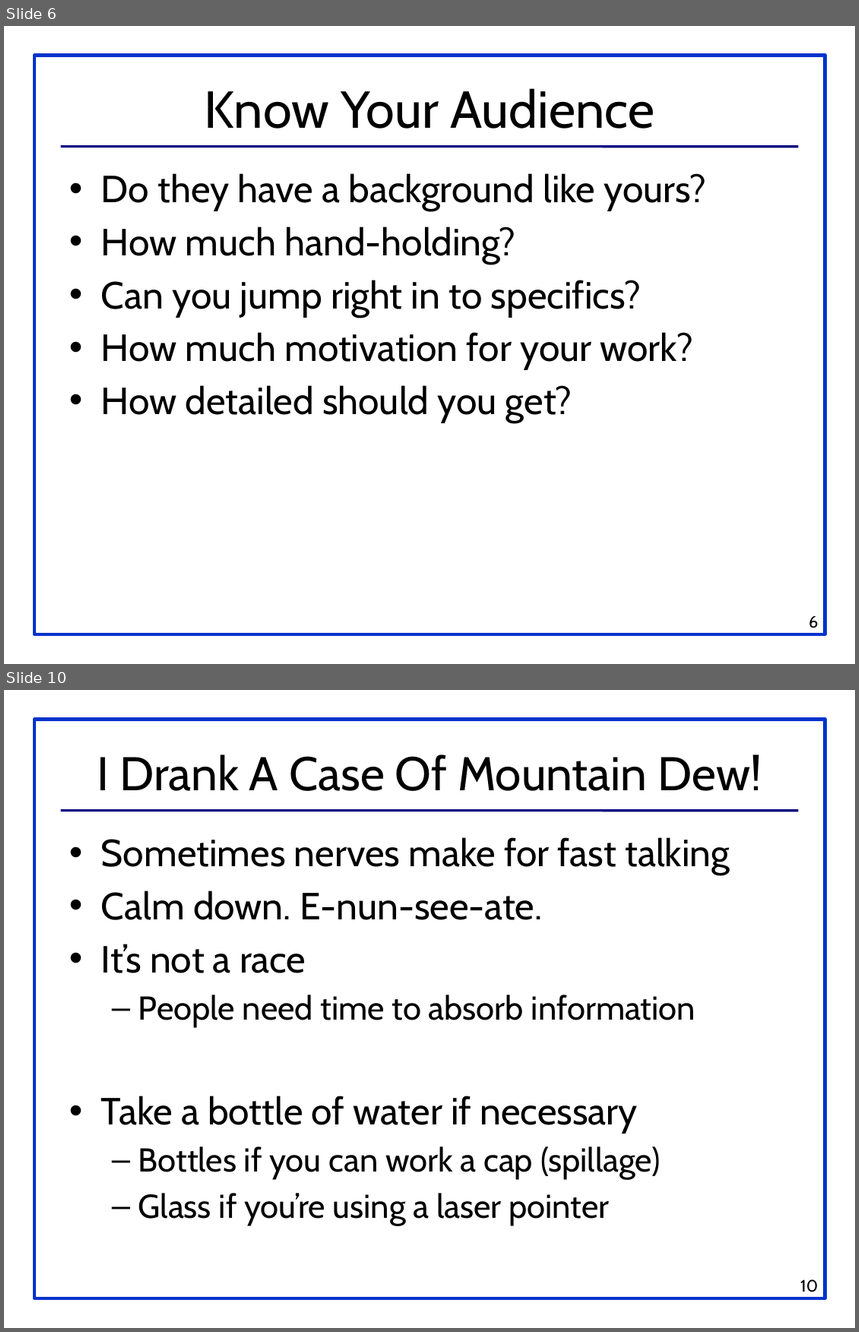
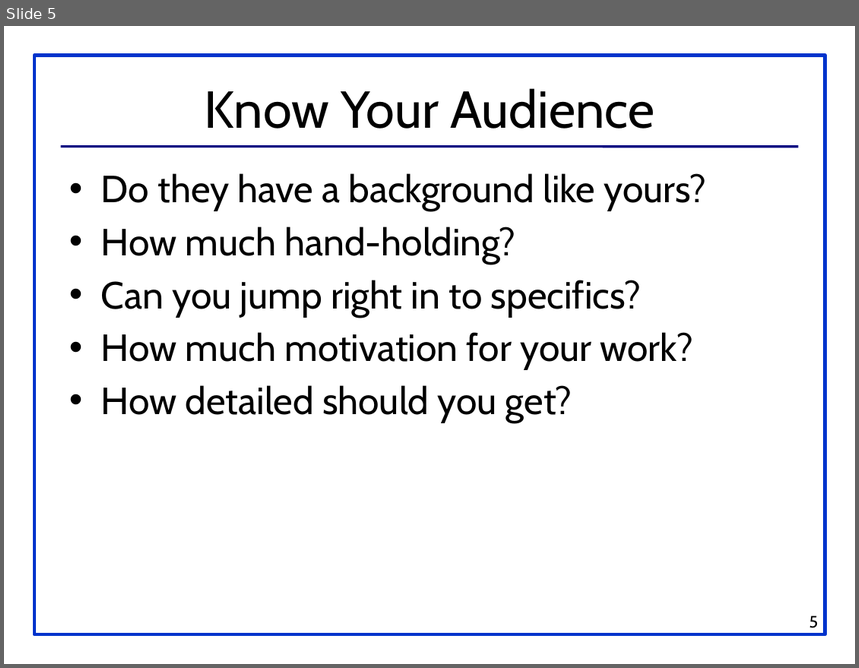
Before and after one commit to alextesy/Hackaton, a slide deck: PresentationGuide.pptx. Shown one above the other, each under a label of ours: slides 6 and 10 before the commit, slide 5 after it; the slides between them are not shown. The pictures are 859x1332 and 859x668 pixels, drawn with LibreOffice and Linux fonts; fonts in the diff are those of the drawing. Boxes give left, top, right and bottom in pixels: in the first picture for what was removed or moved away, otherwise in the second. Text is boxed around its words. In the diff, an @@ line names an element or a change of style, - is before the commit and + after.

```diff
--- a/PresentationGuide.pptx
+++ b/PresentationGuide.pptx
@@ slide 10 removed at <box>4,690,855,1328</box>, background #FFFFFF; not listed: 2 template elements that a slide beside it also shows @@
@@ title removed at <box>97,755,762,791</box> @@
-I Drank A Case Of Mountain Dew!
@@ text removed at <box>101,837,730,1227</box> @@
-• Sometimes nerves make for fast talking
-• Calm down. E-nun-see-ate.
-• It’s not a race
-  – People need time to absorb information
-• Take a bottle of water if necessary
-  – Bottles if you can work a cap (spillage)
-  – Glass if you’re using a laser pointer
@@ page number removed at <box>800,1280,818,1293</box> @@
-10
@@ what was slide 6 is now slide 5 @@
@@ page number at <box>810,616,819,629</box>: text changed @@
-6
+5
```
Also in this commit, not shown: 3 slides changed, 45 other slides removed, 1 other file.
